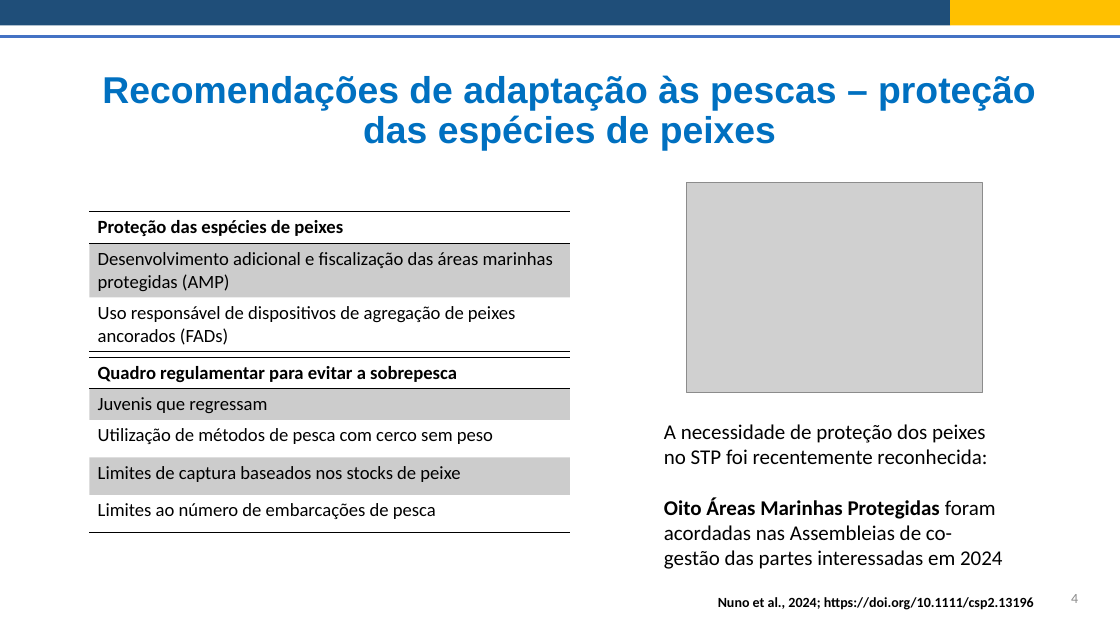
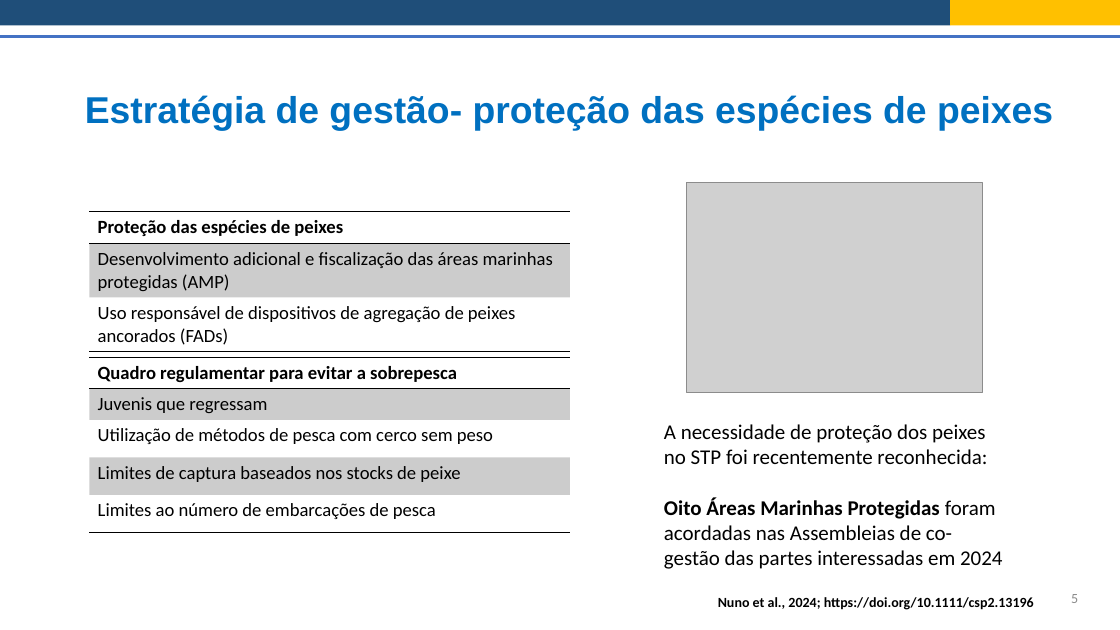
Before and after one commit to Risk-Team/trainings, a slide deck: slide 5 of STP/presentations/Session_2/Adaptation_recommendations_port.pptx (slide 4 before the commit). Drawn at 1120x630 pixels with LibreOffice and Linux fonts; fonts in the diff are those of the drawing; grey boxes stand for pictures. Boxes give left, top, right and bottom in pixels: in the first picture for what was removed or moved away, otherwise in the second. Text is boxed around its words. In the diff, an @@ line names an element or a change of style, - is before the commit and + after.

```diff
--- a/STP/presentations/Session_2/Adaptation_recommendations_port.pptx
+++ b/STP/presentations/Session_2/Adaptation_recommendations_port.pptx
@@ title at [85, 95, 1053, 130]: text changed @@
-Recomendações de adaptação às pescas – proteção das espécies de peixes
+Estratégia de gestão- proteção das espécies de peixes
@@ page number at [1071, 594, 1078, 603]: text changed @@
-4
+5
```
Also in this commit, not shown: 7 other slides changed, 3 slides added, 2 slides removed, 3 other files.
